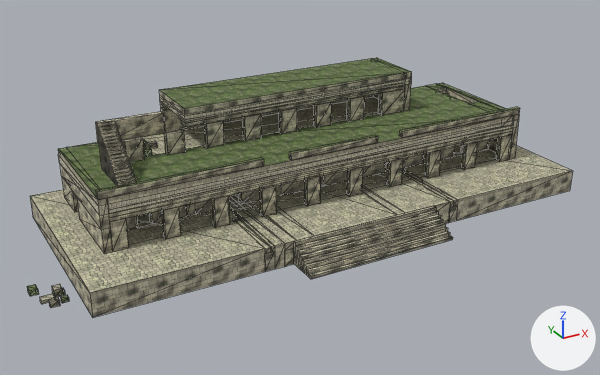
A saved change to the glTF model public/fps/br/models/ruin-palace.ruins-v1.lod1.glb.
The view is the same before and after, from a 50 mm camera at (-40.3, -71.0, 37.6) aimed at (-2.4, -1.9, 3.1). The axes (+X, +Y, +Z) are drawn at lower right. The lights are the same throughout. The older version comes first. Mesh edges are drawn as thin lines. Where no turn or scale is listed for an object, it has been applied to the vertices. Vertices at exactly the same position are counted once.

Script lines for the objects in view, before the commit:
```python
me_ruin_palace = bpy.data.meshes.new('ruin-palace')
me_ruin_palace.from_pydata(...)  # 1386 vertices, 2588 faces; spans x -30.7..30.7, y -12.6..12.6, z -6.1..6.1
# faces by material slot: [50, 16, 2390, 132]
me_ruin_palace.materials.append(mat_ruin_palace_flagstone)
me_ruin_palace.materials.append(mat_ruin_palace_glyphs)
me_ruin_palace.materials.append(mat_ruin_palace_mayastone)
me_ruin_palace.materials.append(mat_ruin_palace_mossstone)
ob_ruin_palace = bpy.data.objects.new('ruin-palace', me_ruin_palace)
ob_ruin_palace.location = (-0.14, -1.6, 6.1)
```
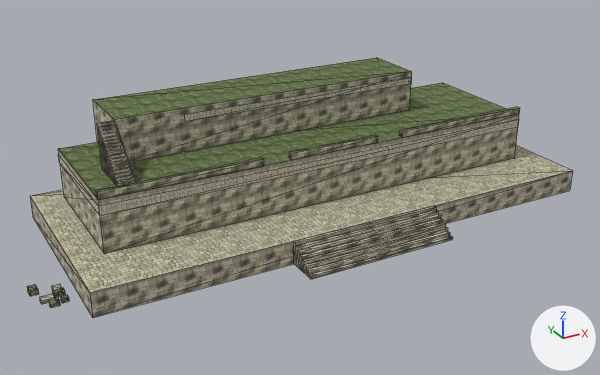
Scene script edits in JSON lines:
```json
{"block": "me_ruin_palace", "where": "# used by ob_ruin_palace; location = (-0.14, -1.6, 6.1)"}
{"op": "remove", "block": "me_ruin_palace", "code": "me_ruin_palace.from_pydata(...)  # 1386 vertices, 2588 faces; spans x -30.7..30.7, y -12.6..12.6, z -6.1..6.1"}
{"op": "add", "block": "me_ruin_palace", "code": "me_ruin_palace.from_pydata(...)  # 414 vertices, 622 faces; spans x -30.7..30.7, y -12.6..12.6, z -6.1..6.1"}
{"block": "me_ruin_palace", "change": "me_ruin_palace part 1: 22 loose pieces with 268 vertices, spanning x -23.1..23.3, y -3.4..9.8, z -3.7..4.2, are deleted"}
{"block": "me_ruin_palace", "change": "me_ruin_palace part 2: 706 vertices removed from x -23.9..23.3, y -9.4..12.6, z -6.1..6.1; 2 vertices added at x -19.9, y 3.6..10.6, z 6.1"}
```

What differs and where, as boxes (x1, y1, x2, y2) in the pictures (600 x 375 px):
```json
{"part": 1, "of": "me_ruin_palace", "change": "deleted", "before": [127, 88, 496, 244]}
{"part": 2, "of": "me_ruin_palace", "change": "built on", "before": [30, 58, 573, 315], "after": [93, 58, 411, 161]}
```
